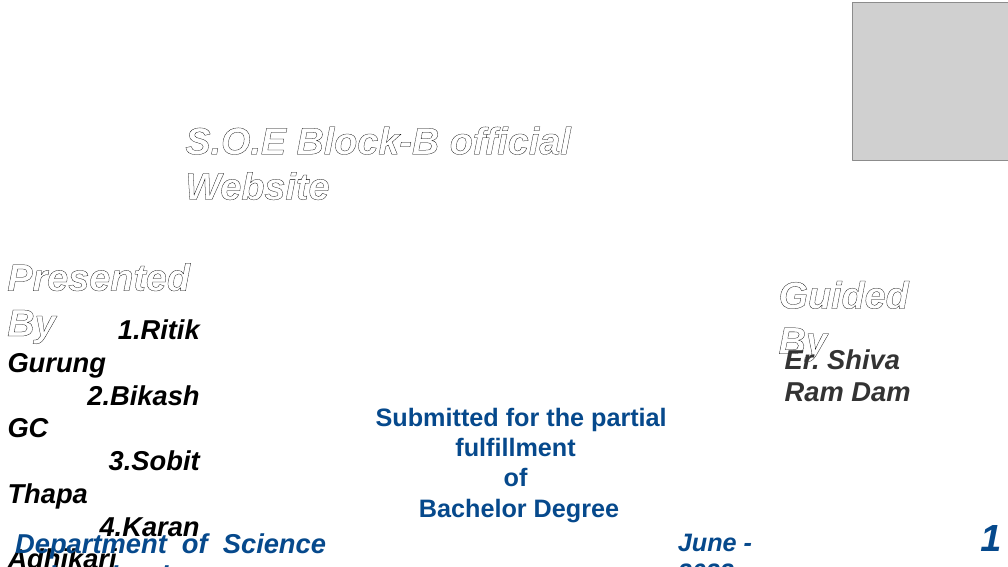
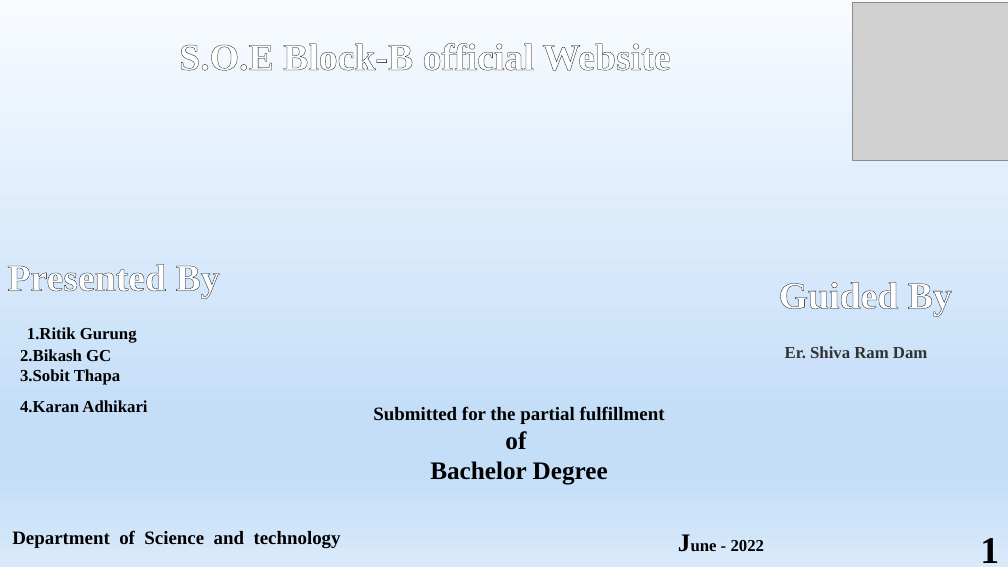
Before and after one commit to Sobit9/j, a slide deck: slide 1 of presentation.pptx (slide 2 before the commit). Drawn at 1008x567 pixels with LibreOffice and Linux fonts; fonts in the diff are those of the drawing; grey boxes stand for pictures; background and template pictures are left out. Boxes give left, top, right and bottom in pixels: in the first picture for what was removed or moved away, otherwise in the second. Text is boxed around its words. In the diff, an @@ line names an element or a change of style, - is before the commit and + after.

```diff
--- a/presentation.pptx
+++ b/presentation.pptx
@@ background picture (left out) to gradient #F8FBFE to #C4DEF8 to #D8E9FA @@
@@ text removed at (4, 7, 504, 66) @@
-School of Engineering, Pokhara University
@@ font Arial to Times New Roman, italic off in 3 elements at (7, 264, 220, 298), (779, 282, 952, 316), (179, 43, 670, 71) @@
@@ text "S.O.E Block-B official Website": place and size @@
-text "S.O.E Block-B official Website" at (185, 126, 571, 200)
+text "S.O.E Block-B official Website" at (179, 43, 670, 71)
@@ text "1.Ritik Gurung" at (20, 327, 147, 413): size 26 to 16 pt, font Arial to Times New Roman, italic off @@
@@ text "Er. Shiva Ram Dam" at (785, 346, 927, 358): size 26 to 16 pt, font Arial to Times New Roman, italic off @@
@@ text "Submitted for the partial fulfillment" at (373, 406, 665, 485): size 24 to 18 pt in "Submitted for the partial fulfillment"; font Arial to Times New Roman, text colour #06498C to #000000 @@
@@ text "Department of Science and technology" at (12, 530, 341, 548): size 26 to 18 pt, font Arial to Times New Roman, text colour #06498C to #000000, italic off @@
@@ text "June - 2022" at (731, 540, 765, 551): size 24 to 16 pt in "June - 2022"; font Arial to Times New Roman, text colour #06498C to #000000, italic off @@
@@ text "1": place and size @@
-text "1" at (980, 525, 1001, 551)
+text "1" at (980, 538, 999, 563)
@@ text "1" at (980, 538, 999, 563): font Arial to Times New Roman, text colour #06498C to #000000, italic off @@
```
Also in this commit, not shown: 15 other slides changed, 1 slide removed, 7 other files.
